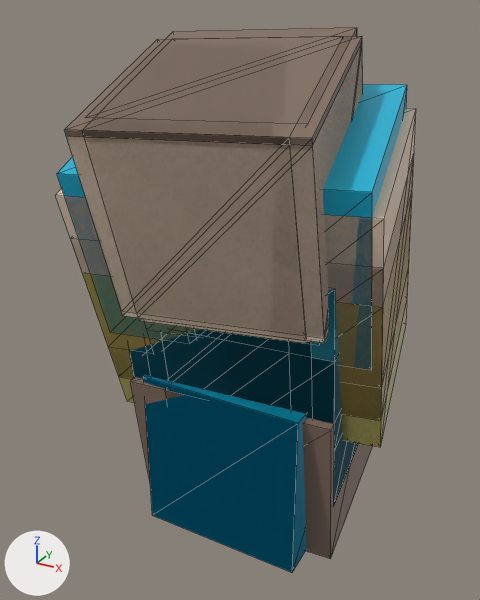
The glTF model public/assets/characters/dance-dynamo/model.glb as it was, and as the next commit left it.
One viewpoint serves both versions: a 50 mm lens placed at (1.65, -3.22, 2.51), pointed at (-0.05, -0.13, 0.97). Lighting does not change. The marker at lower left points along +X, +Y and +Z. The picture after the commit comes second. Both versions are drawn at frame 6 of the action 'Anim_DD_SuperShot_BeatDrop'; the numbers are the values there. Mesh edges are drawn as thin lines.

Objects in the first picture: 'Hair', 'LOD0_High', 'LOD2_Low', 'LeftBrow', 'LeftEyelid', 'RightBrow', 'RightEyelid', 'RightFoot', 'RightHand', 'RightLeg', 'RightShoulder', 'RightUpperArm' and 12 more.
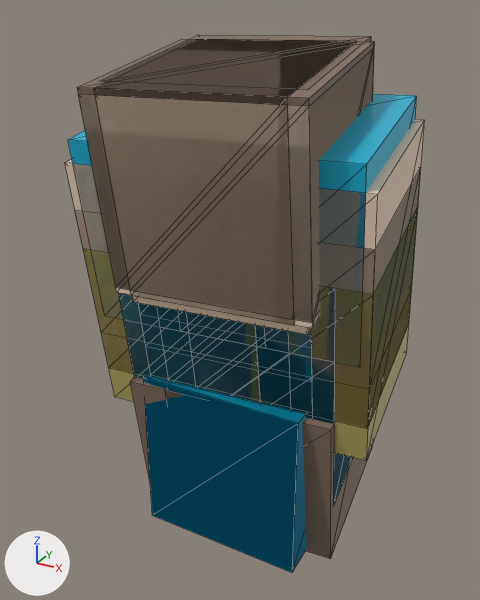
What changed in the scene script:
```text
Change ob_spine:
    ob_spine.rotation_euler: (0.16, -0.0064, 0.0798) -> (0.0, 0.0, 0.0)  # degrees (9.2, -0.4, 4.6) -> degrees (0, 0, 0)
```

Pixel boxes [x1, y1, x2, y2] of what changed, in the pictures (480 x 600 px):
'RightEyelid', turned
    before: [84, 44, 363, 343]
    after: [95, 49, 374, 328]
'RightBrow', turned
    before: [82, 36, 363, 336]
    after: [94, 41, 375, 319]
'Hair', turned
    before: [86, 27, 357, 124]
    after: [190, 35, 371, 41]
'LeftEyelid', turned
    before: [66, 136, 306, 340]
    after: [78, 94, 294, 325]
'RightHand', turned
    before: [195, 193, 412, 447]
    after: [288, 206, 418, 461]
'RightShoulder', turned
    before: [187, 84, 407, 370]
    after: [179, 94, 417, 365]
'LeftBrow', turned
    before: [64, 36, 344, 336]
    after: [77, 39, 356, 318]
'RightUpperArm', turned
    before: [324, 108, 416, 387]
    after: [311, 119, 425, 389]
'RightForeArm', turned
    before: [195, 155, 414, 418]
    after: [188, 168, 421, 428]
'LeftHand', turned
    before: [83, 273, 195, 402]
    after: [83, 249, 261, 403]
'LeftForeArm', turned
    before: [71, 239, 110, 276]
    after: [75, 210, 260, 403]
'LeftShoulder', turned
    before: [57, 157, 191, 340]
    after: [68, 130, 265, 338]
'LeftUpperArm', turned
    before: [56, 189, 99, 241]
    after: [65, 159, 101, 214]
'Jaw', turned
    before: [139, 318, 309, 343]
    after: [132, 295, 311, 335]
'Chest', turned (not visible before)
    after: [142, 304, 312, 382]
'Spine', turned (not visible before)
    after: [142, 317, 312, 409]
'Neck', turned (mostly hidden)
    before: [147, 322, 192, 333]
    after: [300, 333, 310, 345]
'LeftUpLeg', unchanged, uncovered by the edit
    before: [132, 340, 289, 379]
    after: [119, 293, 291, 410]
'Hips', unchanged, covered by the edit
    before: [147, 329, 313, 419]
    after: [140, 305, 312, 417]
